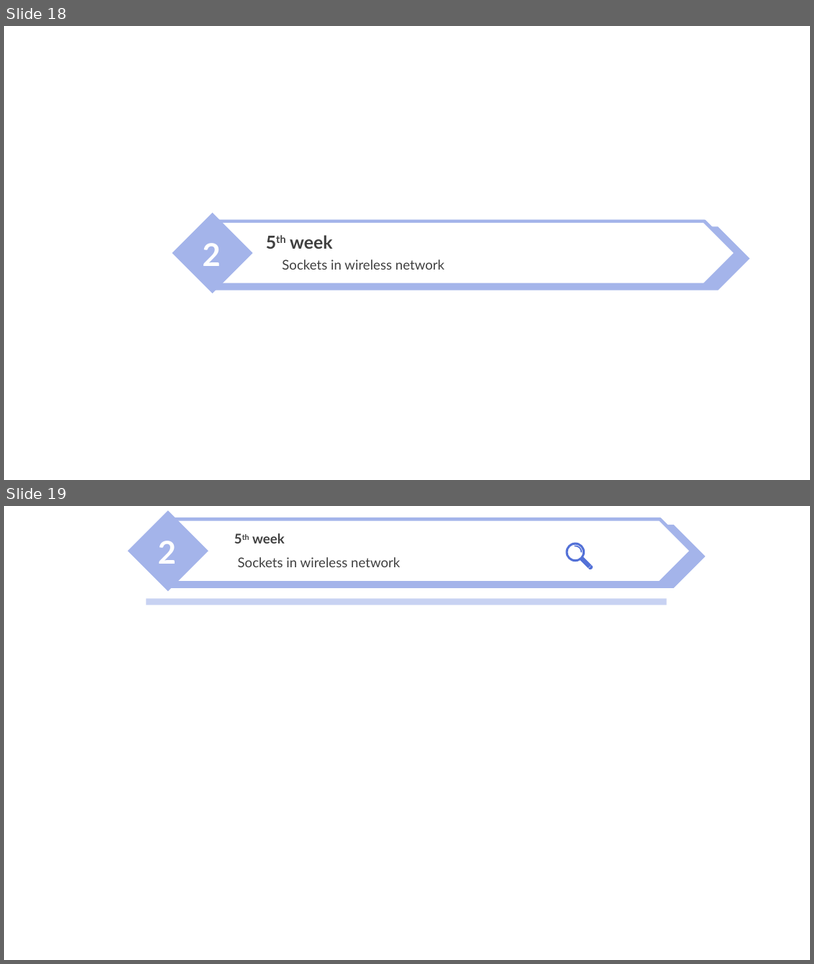
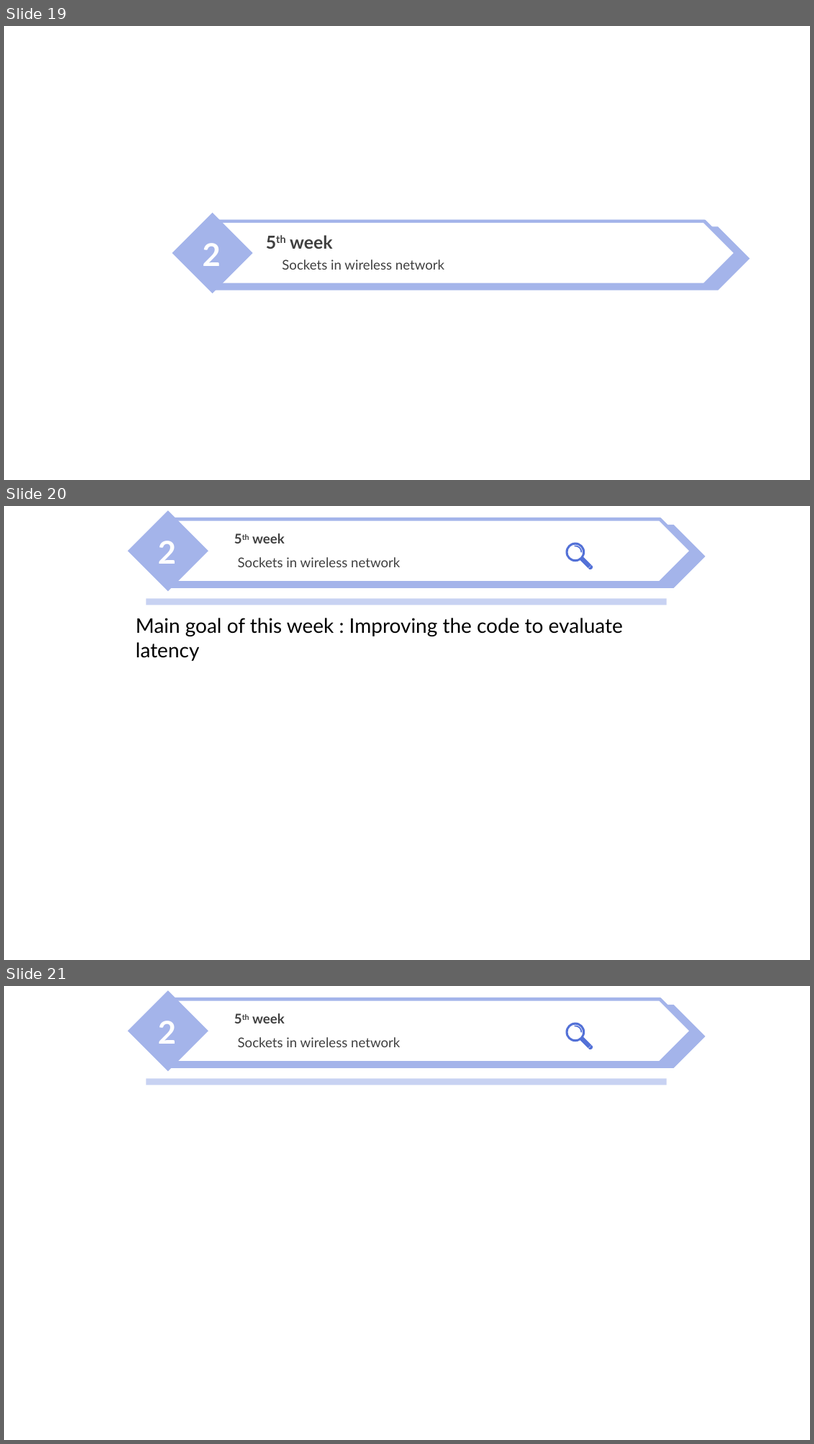
Before and after one commit to nicesick/Prototyping-Delay-Aware-V2X-Safe-Communications, a slide deck: presentation/presentation_2.pptx. Shown one above the other, each under a label of ours: slides 18 and 19 before the commit, slides 19, 20 and 21 after it. The pictures are 814x964 and 814x1444 pixels, drawn with LibreOffice and Linux fonts; fonts in the diff are those of the drawing; background and template pictures are left out. Boxes give left, top, right and bottom in pixels: in the first picture for what was removed or moved away, otherwise in the second. Text is boxed around its words. In the diff, an @@ line names an element or a change of style, - is before the commit and + after.

```diff
--- a/presentation/presentation_2.pptx
+++ b/presentation/presentation_2.pptx
@@ slide 20 added at [4,506,810,960], background picture (left out) @@
@@ freeform shape added at [566,543,597,574], fill #5371D7 @@
@@ group added at [128,511,705,592]: 3 texts, 2 pentagon arrows, 1 diamond @@
+2
+5th week
+Sockets in wireless network
@@ rectangle added at [146,599,667,605], fill #C8D2F2 @@
@@ text added at [136,618,623,636], 18 pt, text #000000 @@
+Main goal of this week : Improving the code to evaluate latency
@@ what was slide 18 is now slide 19 @@
@@ what was slide 19 is now slide 21 @@
```
Also in this commit, not shown: 7 slides changed, 1 other slide added.
